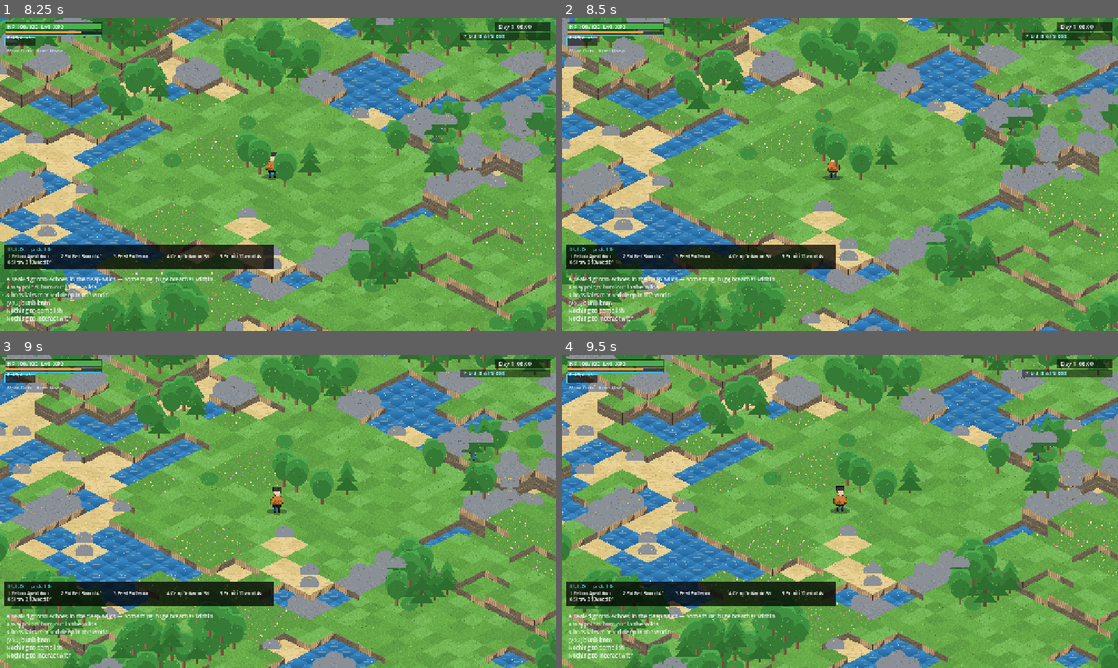
Above: before the commit, frames 1-4 (two rows, left to right).
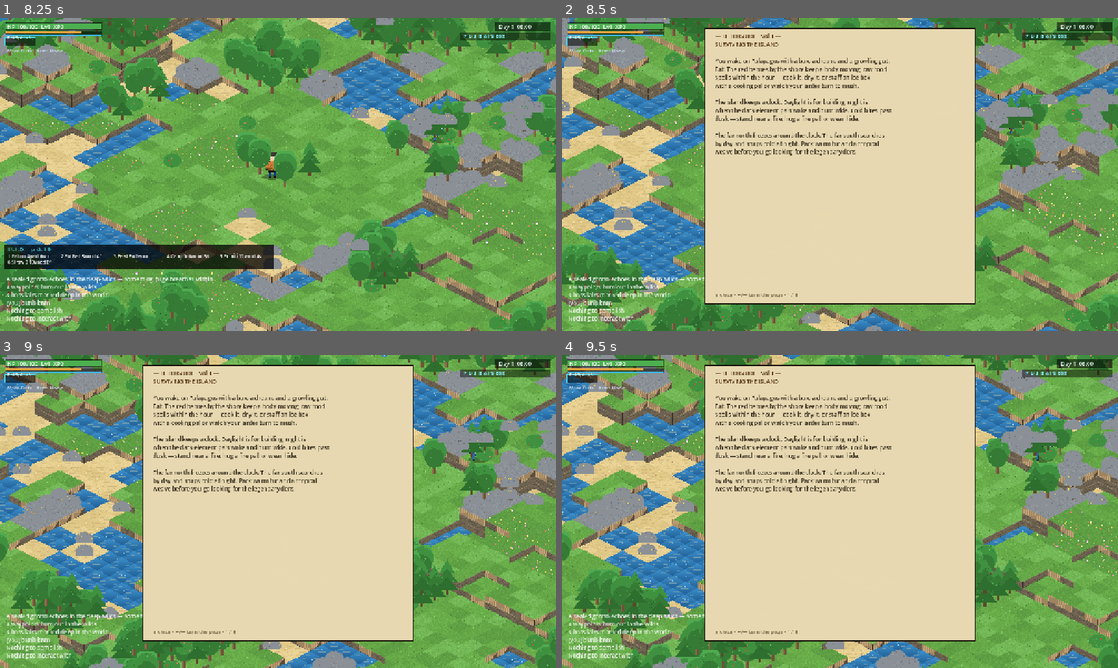
Above: after the commit, the same moments.

Repository: biggameking/PLG
Game: Godot game, scene res://scenes/main.tscn
Same seed, same stepped clock (60 frames per second), same inputs: the game is played once before the commit and once after it.
Inputs (mouse positions are in pixels of both pictures, inside the frame that each line leads up to):
- Up to frame 1 (8.25 s): tap Enter at 0.5, 5 s; move the mouse to (400, 158) at 0.52 s; hold Right (ui_right) 0.53-1.25 s; hold B (build) 0.53-1.25 s; click (400, 158) at 0.67 s; tap U (statues) at 0.8, 5.3 s; drag from (166, 190) to (250, 237) at 1.27 s; move the mouse to (333, 105) at 2.02 s; hold Right (ui_right) 2.03-2.75 s; hold N (guide, bound only after the commit) 2.03-2.75 s; tap B (build) at 2.3, 6.8 s; drag from (250, 237) to (111, 127) at 2.77 s; tap Space (dodge) at 3.5 s; move the mouse to (444, 221) at 3.52 s; hold Left (ui_left) 3.53-4.25 s; hold B (build) 3.53-4.25 s; tap N (guide, bound only after the commit) at 3.8 s; tap M (map) at 4.15 s; drag from (111, 127) to (194, 96) at 4.27 s; move the mouse to (305, 174) at 5.02 s; hold S (move_down) 5.03-5.75 s; hold X (demolish) 5.03-5.75 s; click (305, 174) at 5.17 s; drag from (194, 96) to (166, 190) at 5.77 s; move the mouse to (400, 158) at 6.52 s; hold W (move_up) 6.53-7.25 s; hold Space (dodge) 6.53-7.25 s; drag from (166, 190) to (250, 237) at 7.27 s; move the mouse to (333, 105) at 8.02 s; hold S (move_down) from 8.03 s (still down); hold E (interact) from 8.03 s (still down)
- Up to frame 2 (8.5 s): keep holding S (move_down); keep holding E (interact); tap N (guide, bound only after the commit) at 8.3 s
- Up to frame 3 (9 s): release S (move_down) at 8.75 s; release E (interact) at 8.75 s; drag from (250, 574) to (111, 464) at 8.77 s
- Up to frame 4 (9.5 s): no input

Frame 1 is identical in both runs. In frame 2, 45% of the frame differs, in the area x 0-75%, y 3-92%; in frame 3, 45%; in frame 4, 45%.

Commit message:
The Field Guide: an in-world handbook on the shelf (n key)
Eight parchment pages of the island's own voice — climate bands
and the cold chain, the ball and its level gate, party/box/bench
orders, base workers and SAN, breeding and luckies, elements and
durability, merchants and the syndicate, maps and expeditions.
Rendered as a worn-leather panel with word-wrap, page turns on
left/right, n opens and closes. Every mechanic shipped this arc
now has its page — the guide is the in-game contract.

Generated with [Devin](https://devin.ai)

Co-Authored-By: Devin <158243242+devin-ai-integration[bot]@users.noreply.github.com>

Diff:
--- a/project.godot
+++ b/project.godot
@@ -80,3 +80,7 @@
 "deadzone": 0.5,
 "events": [Object(InputEventKey,"resource_local_to_scene":false,"resource_name":"","device":-1,"window_id":0,"alt_press …(191 unchanged characters)…
 }
+guide={
+"deadzone": 0.5,
+"events": [Object(InputEventKey,"resource_local_to_scene":false,"resource_name":"","device":-1,"window_id":0,"alt_pressed":false,"shift_pressed":false,"ctrl_pressed":false,"meta_pressed":false,"pressed":false,"keycode":0,"physical_keycode":78,"key_label":0,"unicode":0,"location":0,"echo":false,"script":null)]
+}
--- /dev/null
+++ b/src/data/guide.gd
@@ -0,0 +1,130 @@
+class_name GuideData
+## The Field Guide — found in every washed-up traveler's pack.
+## World-voiced manual pages rendered by the hud's guide panel (n key).
+
+const PAGES: Array[String] = [
+"""— FIELD GUIDE · Vol. I —
+SURVIVING THE ISLAND
+
+You wake on Palapagos with a box, a dream, and a growling gut.
+Eat. The red berries by the shore keep a body moving; raw food
+spoils within the hour — cook it, dry it, or staff an ice box
+with a cooling pal or watch your larder turn to mush.
+
+The island keeps a clock. Daylight is for building; night is
+when the dark element pals wake and hunt wide. Cold bites past
+dusk — stand near a fire, hug a fire pal, or wear hide.
+
+The far north freezes around the clock. The far south scorches
+by day and snaps cold at night. Pack warm fur and a tropical
+weave before you go looking for the legendary dens.""",
+"""— VOL. II —
+THE ART OF THE BALL
+
+Weaken first, capture second. A pal at low health and any
+ailment catches far easier; a strike from behind tilts the
+odds further. Watch the ball — three shakes, then the verdict.
+
+A pal's LEVEL is the real gate. A lv5 lamball folds to a
+plain sphere; a lv30 alpha shrugs it off. The sphere ladder
+exists for a reason: pal < mega < giga < ultra < legendary.
+Sphere Works and Giga Works lines feed the habit — the second
+line stretches electric organs three times further.
+
+Spheres must hit home — nothing is spent on a miss. The
+launcher flings the selected ball downrange. Sleeping pals
+catch asleep; they wake swinging.""",
+"""— VOL. III —
+PARTY, BOX AND BENCH
+
+Five slots on the belt, the rest in the box. Keys 1-5 send a
+pal out; press again to recall. Only one ball on the field —
+that is the law of the islands.
+
+The deployed pal takes orders: v cycles AUTO / AGGRESSIVE /
+PASSIVE. It favors your mark — hit something and it presses
+the same target for a few breaths.
+
+A benched daedream still fires at your fight. Cremis and
+mozzarina squeeze milk on command, chikipi lays — the ranch
+walks in your pocket. Lamball rolls under you as an absorb
+bubble; pengullet, with its launcher, IS the ammunition.""",
+"""— VOL. IV —
+THE BASE AND ITS WORKERS
+
+Everything on the yard runs on pals with the right WORK
+SUITABILITY: kindling lights furnaces, watering grows wheat,
+handiwork feeds the assembly lines, transporting hauls the
+harvest to chests. Idle base pals find empty posts on their
+own; f assigns one by hand.
+
+Pals are not machines. Hunger drains them — keep the feed box
+stocked. SAN frays under grind — hot springs, beds, and the
+monitoring stand's gentler shifts keep minds whole. Sick pals
+need medicine; the box heals the KO'd on a timer.
+
+Sleep heals: a real bed knits wounds thrice as fast as the
+floor. Dark pals keep night hours and nap by day.""",
+"""— VOL. V —
+BREEDING, EGGS AND LUCK
+
+A ranch pair — one male, one female — produces an egg of a
+species written in the old pairing tables. The incubator
+hatches it; a nearby campfire hurries the shell along.
+
+Parents pass down passive traits and even learned skills —
+breed for the pal you want. Rare HUGE EGGS (nests, alphas,
+the odd grotto chest, the shadier merchants) always hatch a
+LUCKY variant: bigger, stronger, twice the drops, and coins
+to boot. You'll hear the chime when one spawns.
+
+Condense spare pals of the same species for star ranks;
+the statue feeds their soul.""",
+"""— VOL. VI —
+STEEL, STITCHES AND THE ELEMENTS
+
+Elements interplay: water soaks, and a soaked target takes
+heavier lightning. Fire burns and melts a freeze early —
+but a frozen foe that takes a HIT shatters for bonus damage.
+Same-element strikes bite deeper (STAB); rain feeds water
+moves, a thunderstorm feeds spark.
+
+Gear wears. Weapons and armor both grind down on use until
+they snap — mend them at their station for half the recipe.
+Bosses and alphas drop SCHEMATICS; keep the paper in your
+bag and the bench rebuilds a meaner Mk. II.
+
+Eating a proper meal buffs attack, defense or work for a
+few minutes. Buffs stack with pal auras.""",
+"""— VOL. VII —
+PEOPLE OF THE ISLANDS
+
+Wandering merchants come and go — fair prices for supplies,
+black-market rates for pal eggs, skill fruit, and the odd
+HUGE egg. Attack one at your peril: the syndicate pays
+bounty hunters, and wanted squads find you. Some marks carry
+posted bounties — kill them for coin.
+
+The syndicate raids too. Towers, walls and spikes hold the
+line; a horn warns you before the wave. Clear the raid boss
+and the spoils are real: legendary spheres, ancient parts,
+schematics.
+
+Chests hide in grottos and lairs; the third chamber guards
+something old.""",
+"""— VOL. VIII —
+MAPS, WILDS AND THE LONG GAME
+
+Your map fills as you walk — fog lifts only where you've
+been. Waypoints blink you between bases; more palboxes mean
+more yards, all sharing the one box.
+
+The expedition post sends a gatherer off-map for ten minutes
+and brings back a haul keyed to its element. The statues
+upgrade your perks; the memory-wipe draught refunds them.
+Day-counting raids grow meaner; nights level the wilds.
+
+Fill the paldeck — each entry shows habitat, drops, and
+work suitability. The islands remember everything you
+catalog. Good hunting.""",
+]
--- a/src/hud.gd
+++ b/src/hud.gd
@@ -5,6 +5,7 @@
 var game: Game
 var font := ThemeDB.fallback_font
 var show_help := false
+var guide_page := 0
 var dex_scroll := 0
 var build_sel := -1
 var click_rects := []   # [{rect, act, arg}]
@@ -94,6 +95,15 @@
 	if event.is_action_pressed("help"):
 		show_help = not show_help
 		return
+	if event.is_action_pressed("guide"):
+		game.panel = "" if game.panel == "guide" else "guide"
+		guide_page = 0
+		return
+	if game.panel == "guide":
+		if event.is_action_pressed("ui_right"):
+			guide_page = mini(guide_page + 1, GuideData.PAGES.size() - 1)
+		elif event.is_action_pressed("ui_left"):
+			guide_page = maxi(guide_page - 1, 0)
 	if event.is_action_pressed("ui_cancel") and game.panel != "":
 		game.panel = ""
 		return
@@ -529,6 +539,8 @@
 			draw_chat(r)
 		"join":
 			draw_join(r)
+		"guide":
+			draw_guide(r)
 	if show_help:
 		var lines := [
 			"MOVE wasd/arrows  SPRINT shift  DODGE space",
@@ -546,6 +558,7 @@
 			draw_string(font, Vector2(20, r.y - 116 + i * 17), lines[i], HORIZONTAL_ALIGNMENT_LEFT, -1, 13, Color("#dfe8ea"))
 
 	# minimap (M): baked world image + live player/palbox markers
+
 	if map_show and map_img != null:
 		var vw := get_viewport_rect().size.x
 		var ms := 176.0
@@ -1180,3 +1193,36 @@
 	draw_string(font, Vector2(rr.position.x + 16, y),
 		"empty loadout = all learned moves fire",
 		HORIZONTAL_ALIGNMENT_LEFT, -1, 11, Color(0.6, 0.6, 0.65))
+
+
+func draw_guide(r: Vector2) -> void:
+	# the Field Guide — a traveler's handbook in the world's own voice
+	var w := 620.0
+	var h := r.y - 60.0
+	var rr := Rect2(Vector2(r.x - w, 10) / 2.0 + Vector2(0, 20), Vector2(w, h - 30))
+	draw_rect(rr.grow(3), Color(0.08, 0.05, 0.03, 0.94)) # worn leather
+	draw_rect(rr, Color(0.94, 0.88, 0.72, 0.96))          # parchment
+	var lines := []
+	for raw in GuideData.PAGES[guide_page].split("\n"):
+		if raw.length() <= 74:
+			lines.append(raw)
+			continue
+		var rest: String = raw
+		while rest.length() > 74:
+			var cut: int = rest.rfind(" ", 74)
+			if cut < 30:
+				cut = 74
+			lines.append(rest.substr(0, cut))
+			rest = rest.substr(cut + 1)
+		lines.append(rest)
+	var y := rr.position.y + 22
+	for i in range(lines.size()):
+		var ln: String = lines[i]
+		var head: bool = ln.begins_with("—") or (i < 2 and ln == ln.to_upper() and ln.length() > 3)
+		draw_string(font, Vector2(rr.position.x + 22, y), ln,
+			HORIZONTAL_ALIGNMENT_LEFT, -1, 13,
+			Color("#5a3a1a") if head else Color(0.22, 0.18, 0.12))
+		y += 19
+	draw_string(font, Vector2(rr.position.x + 22, rr.end.y - 14),
+		"n close · ←/→ turn the page · %d / %d" % [guide_page + 1, GuideData.PAGES.size()],
+		HORIZONTAL_ALIGNMENT_LEFT, -1, 12, Color("#7a6a4a"))
